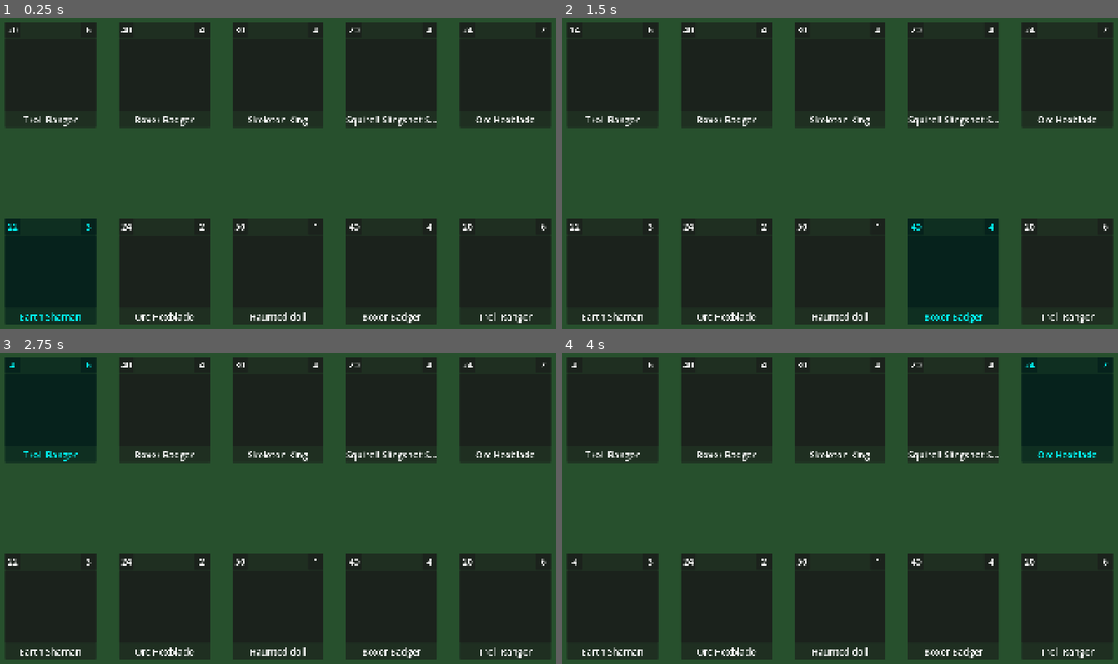
Above: before the commit, frames 1-4 (two rows, left to right).
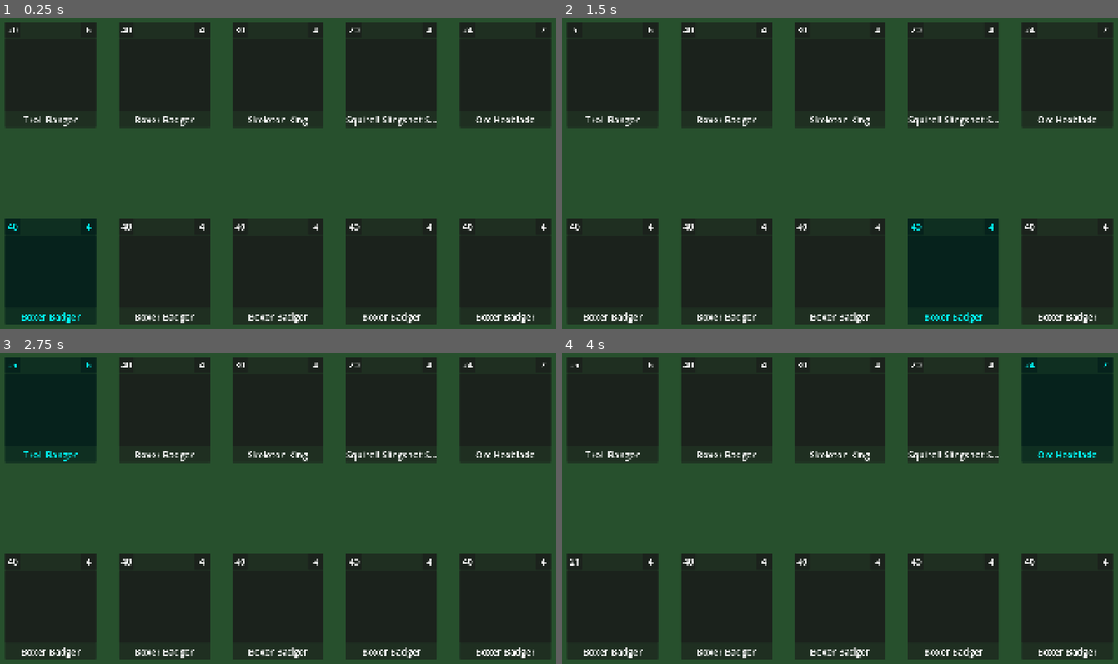
Above: after the commit, the same moments.

Repository: Castorfiber92/spelprojekt_jfk
Game: Godot game, scene res://Scenes/main.tscn
Two runs of this game, one before a commit and one after it. Both use one fixed random seed, a clock stepped at 60 frames per second and the inputs below.
Inputs:
- Up to frame 1 (0.25 s): no input
- Up to frame 2 (1.5 s): tap Enter (ui_accept) at 0.5, 0.77, 1.25 s
- Up to frame 3 (2.75 s): tap Enter (ui_accept) at 1.52, 2 s
- Up to frame 4 (4 s): tap Enter (ui_accept) at 2.75, 3.02, 3.5, 3.77 s

The runs differ from the first frame. In frame 1, 0.9% of the frame differs, in the area x 1-99%, y 66-99%; in frame 2, 0.9%; in frame 3, 0.9%; in frame 4, 0.9%, in the area x 1-99%, y 3-99%.

Commit message:
Implemented basic combat-phases
Added combat-phases to more easily distinguish the events and apply the correct behaviors at the correct time. Will also be easier to deal with future animations/steps/coroutines etc.

Diff:
--- a/Resources/Behaviors/Basic Actions/Base Scripts/attack_basic.gd
+++ b/Resources/Behaviors/Basic Actions/Base Scripts/attack_basic.gd
@@ -4,7 +4,6 @@
 func on_execute_action(data):
 	# Calculate Damage
 	# We start with base damage and let other behaviors (like 'Strength' or 'Weakness') modify it
-	print("Initializing attack action")
 	var targets = data as Array[Hero]
 	for i in targets:
 		var damage = owner_hero.current_damage
--- a/Resources/Behaviors/Passive Abilities/BonusDamage/Base Script/bonus_damage_base.gd
+++ b/Resources/Behaviors/Passive Abilities/BonusDamage/Base Script/bonus_damage_base.gd
@@ -2,3 +2,8 @@
 class_name bonus_damage_behavior
 
 @export var bonus_damage : int
+
+func on_calculate_damage(data):
+	var new_total = data + bonus_damage
+	print("Bonus Damage applied: +", bonus_damage, " (Total: ", new_total, ")")
+	return new_total
--- a/Resources/Behaviors/Passive Abilities/BonusDamage/bonus_damage_1.tres
+++ b/Resources/Behaviors/Passive Abilities/BonusDamage/bonus_damage_1.tres
@@ -6,4 +6,5 @@
 script = ExtResource("1_yvg5t")
 bonus_damage = 1
 name = "1 Bonus Damage"
+target_team = 1
 metadata/_custom_type_script = "uid://drv1abgk13i6"
--- a/Resources/Heroes/Critter/Boxer Badger.tres
+++ b/Resources/Heroes/Critter/Boxer Badger.tres
@@ -2,6 +2,7 @@
 
 [ext_resource type="Script" uid="uid://cb8rq5mmrk0ol" path="res://Scripts/Behaviors/Behavior.gd" id="1_q2j2b"]
 [ext_resource type="Resource" uid="uid://c6ixr6o3yurip" path="res://Resources/Behaviors/Basic Actions/attack_basic.tres" id="2_8cupc"]
+[ext_resource type="Resource" uid="uid://b6e67a72vwacx" path="res://Resources/Behaviors/Passive Abilities/BonusDamage/bonus_damage_1.tres" id="2_808vy"]
 [ext_resource type="Script" uid="uid://cg6we33ta62qy" path="res://Scripts/Heroes/HeroData.gd" id="3_yomkm"]
 
 [resource]
@@ -12,3 +13,4 @@
 base_speed = 10
 base_range = 1
 base_action = ExtResource("2_8cupc")
+abilities = Array[ExtResource("1_q2j2b")]([ExtResource("2_808vy")])
--- a/Scenes/HeroSlot.gd
+++ b/Scenes/HeroSlot.gd
@@ -9,7 +9,6 @@
 
 func _ready() -> void:
 	update_info()
-
 
 func toggle_visibility(show = true):
 	if show:
--- a/Scenes/main.tscn
+++ b/Scenes/main.tscn
@@ -3,6 +3,8 @@
 [ext_resource type="Script" uid="uid://beb5mhxxuniew" path="res://Scripts/main.gd" id="1_bo1nx"]
 [ext_resource type="PackedScene" uid="uid://brnh2ovjq674m" path="res://Scenes/Combat/CombatScene.tscn" id="2_bo1nx"]
 [ext_resource type="Script" uid="uid://cdcdhdrcaah1a" path="res://Scripts/Data/Resource Creation/GenerateResources.gd" id="3_8gbba"]
+[ext_resource type="Script" uid="uid://cg6we33ta62qy" path="res://Scripts/Heroes/HeroData.gd" id="3_kry3j"]
+[ext_resource type="Resource" uid="uid://beueq5pi0pxwf" path="res://Resources/Heroes/Critter/Boxer Badger.tres" id="4_21xkr"]
 
 [node name="Main" type="Node2D" unique_id=588131158]
 script = ExtResource("1_bo1nx")
@@ -16,8 +18,8 @@
 limit_bottom = 1080
 
 [node name="CombatManager" parent="." unique_id=442684704 instance=ExtResource("2_bo1nx")]
+player_heroes = Array[ExtResource("3_kry3j")]([ExtResource("4_21xkr"), ExtResource("4_21xkr"), ExtResource("4_21xkr"), ExtResource("4_21xkr"), ExtResource("4_21xkr")])
 
 [node name="Editor Scripts" type="Node" parent="." unique_id=1893187848]
 script = ExtResource("3_8gbba")
 csv_path = "res://Scripts/Data/CSV/Heroes - Data.csv"
-google_sheet_id = "17J7sFikfk8IrrhA2Krcp29_qytfdY_f5aiZjjxtkmh4"
--- a/Scripts/Behaviors/Base/BehaviorBase.gd
+++ b/Scripts/Behaviors/Base/BehaviorBase.gd
@@ -29,3 +29,6 @@
 
 func on_death(data):
 	pass
+
+func on_calculate_damage(data):
+	return data
--- a/Scripts/Combat/CombatManager.gd
+++ b/Scripts/Combat/CombatManager.gd
@@ -15,6 +15,8 @@
 ##Preloading the packed scene, this should not be here later. Create a preload script with
 ##constant paths that we can check
 @onready var hero_slot: = preload("res://Scenes/HeroSlot.tscn")
+
+var current_phase : Enums.CombatPhase
 
 func _ready() -> void:
 	create_slots()
@@ -65,23 +67,51 @@
 		slot.update_info()
 
 func execute_turn(hero: Hero):
-	# We grab the base action, that might be a heal, an attack etc.
-	var base_action = hero.hero_data.base_action
-	# We find a proper target(s) for the action
-	# We might need additional checks here for single target/multi target etc
-	var targets = get_valid_targets(hero, base_action)
-	# After finding a target, we perform the action
-	perform_action(hero, targets)
+	# PHASE: PRE_TURN
+	current_phase = Enums.CombatPhase.PRE_TURN
+	hero.trigger_behavior_event("on_turn_start")
+
+	# PHASE: SELECT_ACTION
+	current_phase = Enums.CombatPhase.SELECT_ACTION
+	var action = hero.hero_data.base_action
+
+	# PHASE: FIND_TARGETS
+	current_phase = Enums.CombatPhase.FIND_TARGETS
+	var targets = get_valid_targets(hero, action)
+
+	if targets.is_empty():
+		# Edit  what happens if it has no valid targets
+		print(hero.hero_data.name, " has no valid targets and skips!")
+		_wrap_up_turn(hero)
+		return
+
+	# PHASE: BEFORE_ACT
+	current_phase = Enums.CombatPhase.BEFORE_ACT
+	hero.trigger_behavior_event("on_before_act", targets)
+
+	# PHASE: EXECUTE
+	current_phase = Enums.CombatPhase.EXECUTE
+	print(hero.hero_data.name, " will be using ", action.name)
+	perform_action(hero, targets) # This handles the 'on_execute_action'
+
+	# PHASE: AFTER_ACT
+	current_phase = Enums.CombatPhase.AFTER_ACT
+	hero.trigger_behavior_event("on_after_act", targets)
+
+	_wrap_up_turn(hero)
+
+func _wrap_up_turn(hero: Hero):
+	hero.has_acted = true
+	current_phase = Enums.CombatPhase.IDLE
+	clear_highlights()
+	update_UI()
+	start_next_turn()
 
 func perform_action(source : Hero, targets: Array[Hero]):
 	# We trigger the actual behavior event on the corresponding target
-	print("performing action...")
 	source.trigger_behavior_event("on_execute_action", targets)
 	# We update that the hero has made their action
 	source.has_acted = true
-	# We start the next turn
-	clear_highlights()
-	start_next_turn()
 
 func clear_highlights():
 	for i in player_slots:
--- a/Scripts/Constants/Enums.gd
+++ b/Scripts/Constants/Enums.gd
@@ -8,3 +8,12 @@
 	"undead": Enums.Tribe.UNDEAD,
 	"gnome": Enums.Tribe.GNOME
 }
+enum CombatPhase {IDLE,
+	PRE_TURN,      # Buffs ticking down, "Start of turn" abilities
+	SELECT_ACTION, # AI choosing or Player clicking
+	FIND_TARGETS,  # Validation
+	BEFORE_ACT,    # Last chance to interrupt/stun
+	EXECUTE,       # The actual animation/damage
+	AFTER_ACT,     # "On kill" effects, follow-up attacks
+	POST_TURN      # Cleanup
+	}
--- a/Scripts/Data/Resource Creation/GenerateResources.gd
+++ b/Scripts/Data/Resource Creation/GenerateResources.gd
@@ -9,7 +9,7 @@
 
 @export_group("Google Drive Sync")
 ## The ID from your Google Sheet URL
-@export var google_sheet_id: String = ""
+@export var google_sheet_id: String = "17J7sFikfk8IrrhA2Krcp29_qytfdY_f5aiZjjxtkmh4"
 ## The GID (Sheet Page ID) - 0 for the first sheet
 @export var google_sheet_gid: String = "0"
 @export_tool_button("Sync CSV from Drive", "Callable") var sync_drive_action = download_csv_from_drive
--- a/Scripts/Heroes/Hero.gd
+++ b/Scripts/Heroes/Hero.gd
@@ -19,16 +19,15 @@
 func initialize_data():
 	## This loads the information from the base resource class HeroData (which we do NOT want to meddle with)
 	## into the Hero class.
+	# Add the basic action-behavior
 	add_behavior(hero_data.base_action)
+	# Add the basic abilities
+	for i in hero_data.abilities:
+		add_behavior(i)
 	current_HP = hero_data.base_HP
 	current_damage = hero_data.base_damage
 	current_speed = hero_data.base_speed
 	current_range = hero_data.base_range
-	print("Hero Initialized: ", hero_data.name)
-	print("Source Speed: ", hero_data.base_speed, " -> Result: ", current_speed)
-	print("Source Damage: ", hero_data.base_damage, " -> Result: ", current_damage)
-	print("Source HP: ", hero_data.base_HP, " -> Result: ", current_HP)
-	print("Source Range: ", hero_data.base_range, " -> Result: ", current_range)
 
 func take_damage(damage : int, source : Hero):
 	#Here we call the on_take_damage event to check behaviors
--- a/Scripts/main.gd
+++ b/Scripts/main.gd
@@ -1,17 +1 @@
 extends Node2D
-
-var a : int = 1
-var b : float = 1.25
-
-func _ready() -> void:
-	deal_damage()
-
-func deal_damage():
-	var damage : float
-	damage += a
-	print_debug(damage)
-	damage = calculate_crit(damage)
-	print_debug(damage)
-
-func calculate_crit(dmg : float):
-	return dmg*b
